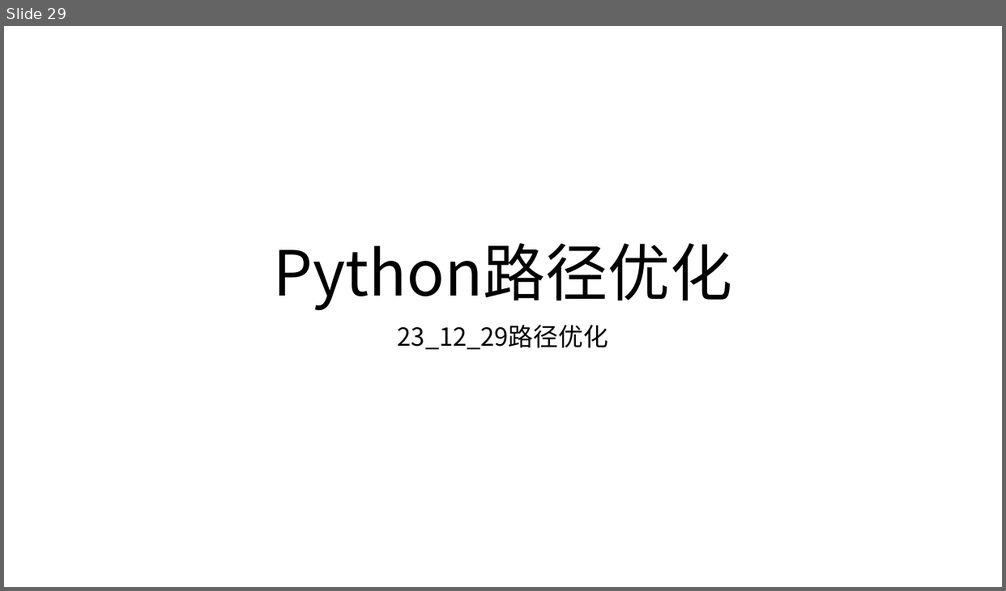
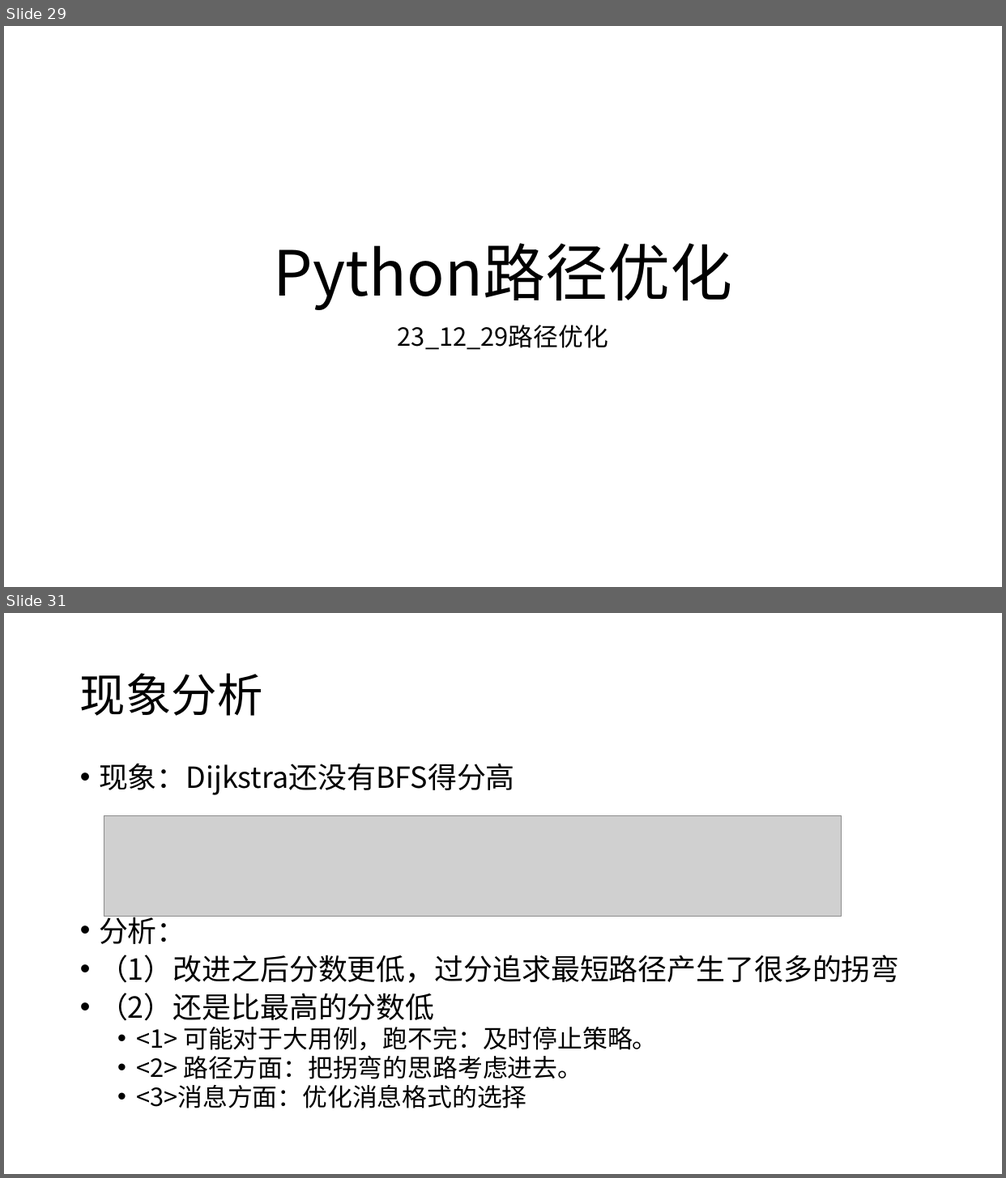
Before and after one commit to HuangDDU/hzy_algorithm, a slide deck: huawei/日志记录.pptx. Shown one above the other, each under a label of ours: slide 29 before the commit, slides 29 and 31 after it; the slides between them are not shown. The pictures are 1006x591 and 1006x1178 pixels, drawn with LibreOffice and Linux fonts; fonts in the diff are those of the drawing; grey boxes stand for pictures. Boxes give left, top, right and bottom in pixels: in the first picture for what was removed or moved away, otherwise in the second. Text is boxed around its words. In the diff, an @@ line names an element or a change of style, - is before the commit and + after.

```diff
--- a/huawei/日志记录.pptx
+++ b/huawei/日志记录.pptx
@@ slide 31 added at (4, 613, 1002, 1174), background #FFFFFF @@
@@ title added at (80, 673, 263, 716), 44 pt, text #000000 @@
+现象分析
@@ text added at (99, 763, 900, 1109), 28 pt, text #000000 @@
+• 现象：Dijkstra还没有BFS得分高
+• 分析：
+• （1）改进之后分数更低，过分追求最短路径产生了很多的拐弯
+• （2）还是比最高的分数低
+  • <1> 可能对于大用例，跑不完：及时停止策略。
+  • <2> 路径方面：把拐弯的思路考虑进去。
+  • <3>消息方面：优化消息格式的选择
@@ picture added at (104, 816, 841, 917) @@
```
Also in this commit, not shown: 2 slides changed, 2 other slides added, 3 other files.
